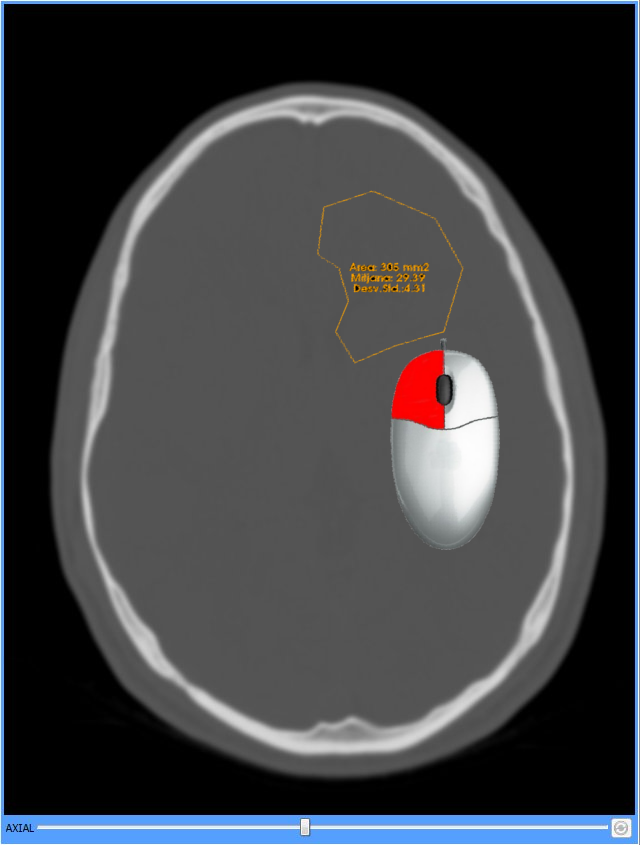
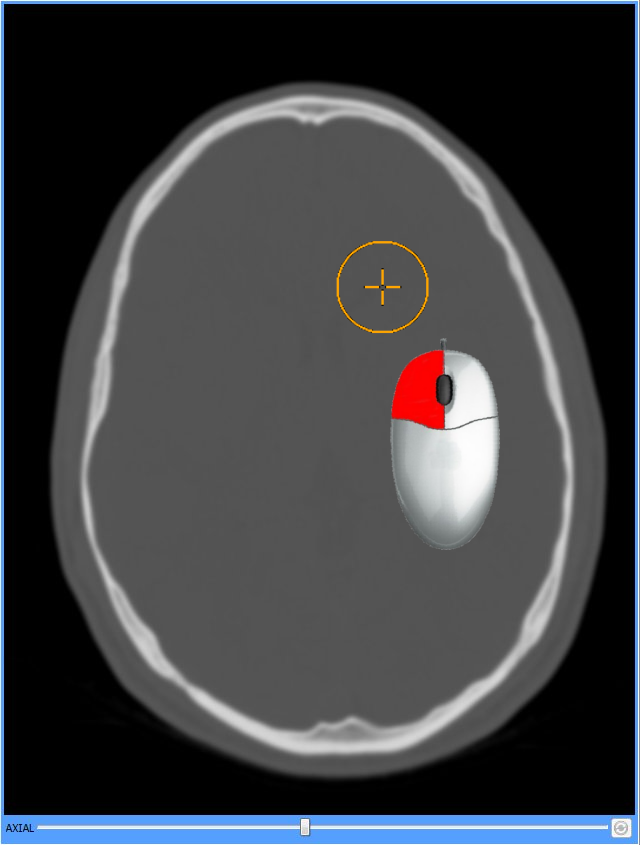
Layers edited between the first and the second 640 x 845 image:
added layer "CIRCLE" above "erase" over bbox(336, 241, 429, 334)
hid "ROI" over bbox(317, 190, 464, 364)
